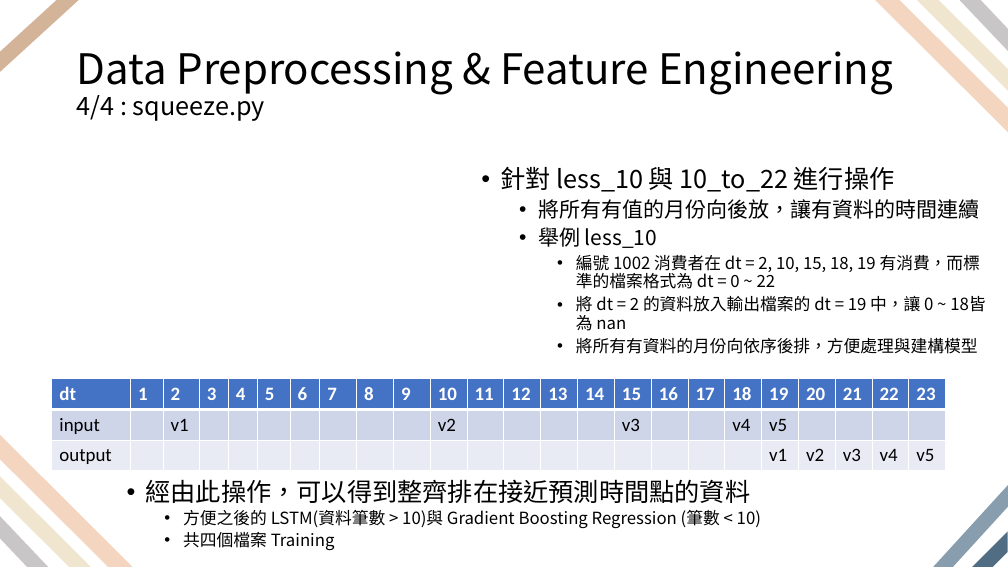
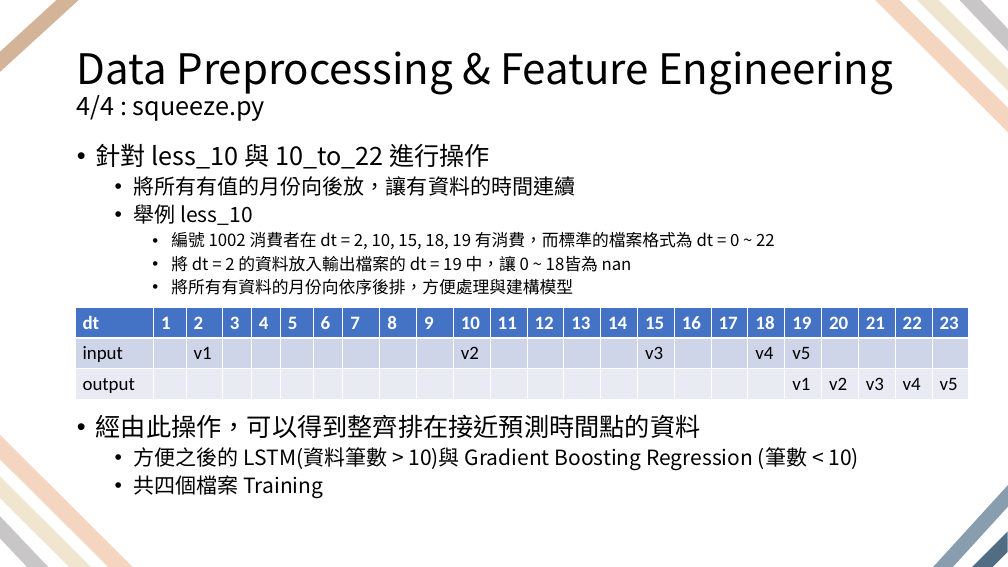
Before and after one commit to yuanchiachang/ml-final-project, a slide deck: slide 8 of slide.pptx. Drawn at 1008x567 pixels with LibreOffice and Linux fonts; fonts in the diff are those of the drawing; grey boxes stand for pictures. Boxes give left, top, right and bottom in pixels: in the first picture for what was removed or moved away, otherwise in the second. Text is boxed around its words. In the diff, an @@ line names an element or a change of style, - is before the commit and + after.

```diff
--- a/slide.pptx
+++ b/slide.pptx
@@ text "針對 less_10 與 10_to_22 進行操作" rewrapped from (x1=500, y1=166, x2=980, y2=354) to (x1=96, y1=143, x2=775, y2=295) @@
@@ table moved from (x1=52, y1=379, x2=949, y2=471) to (x1=75, y1=308, x2=972, y2=400) @@
@@ text "經由此操作，可以得到整齊排在接近預測時間點的資料" moved from (x1=145, y1=479, x2=761, y2=551) to (x1=96, y1=414, x2=858, y2=498) @@
@@ text "經由此操作，可以得到整齊排在接近預測時間點的資料" at (x1=96, y1=414, x2=858, y2=498): size 16 to 20 pt in "方便之後的 LSTM(資料筆數 > 10)與 Gradient Boosting Regression ...", "共四個檔案 Training"; line spacing 0.8 to 0.9 @@
```
Also in this commit, not shown: 4 other slides changed, 15 other files.
